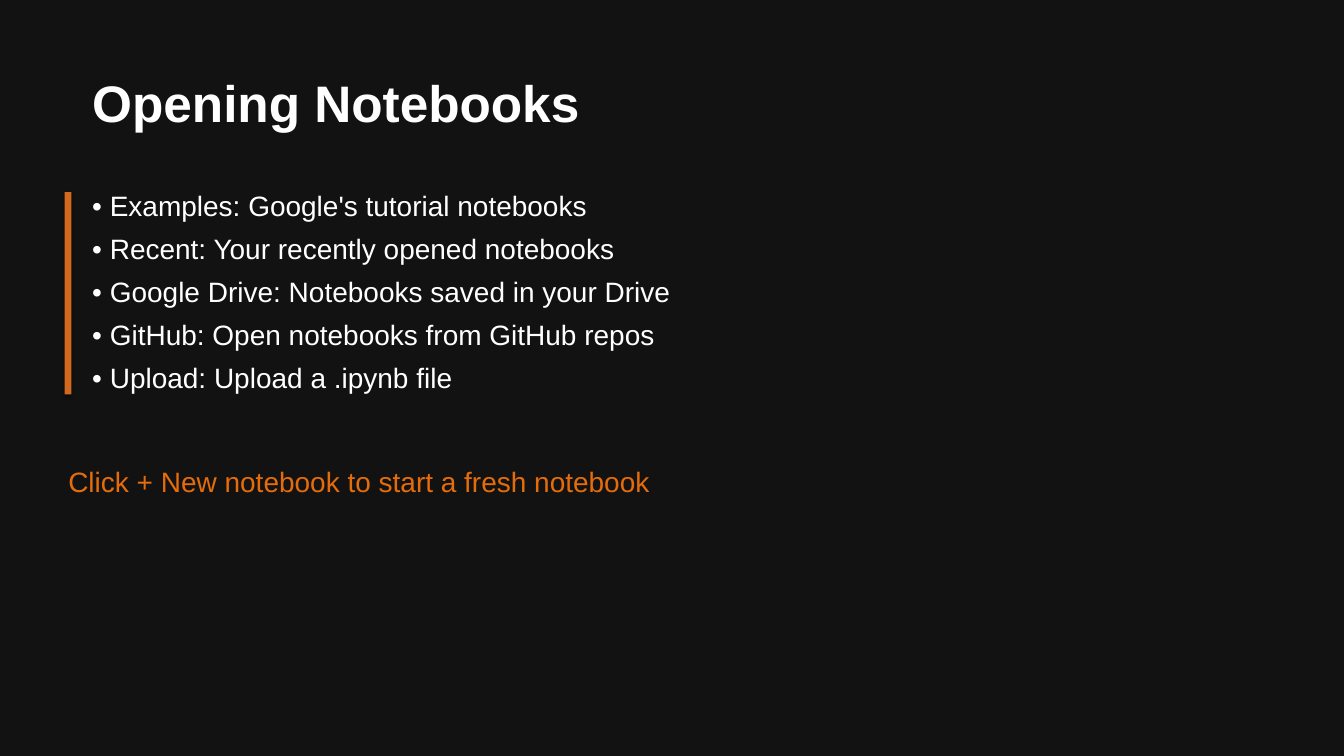
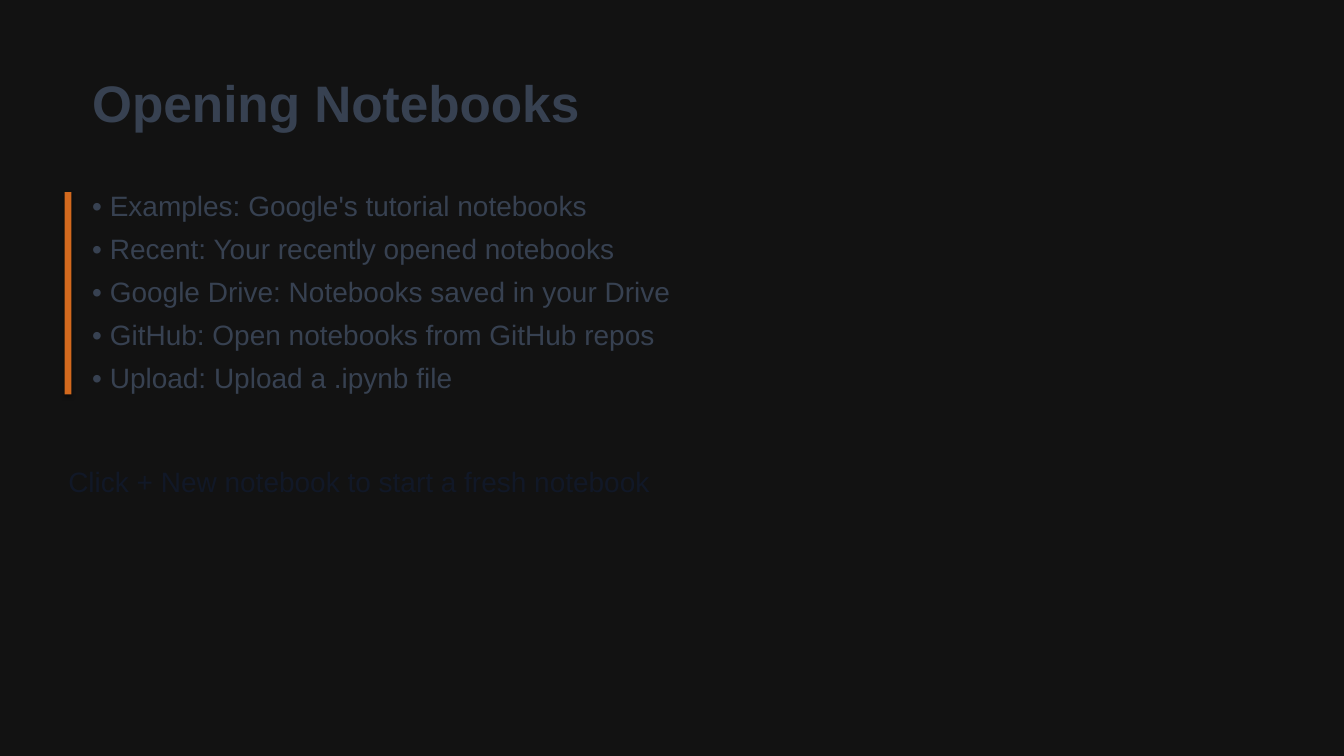
Before and after one commit to kerryback/mgmt675, a slide deck: slide 8 of colab.pptx. Drawn at 1344x756 pixels with LibreOffice and Linux fonts; fonts in the diff are those of the drawing. Boxes give left, top, right and bottom in pixels: in the first picture for what was removed or moved away, otherwise in the second. Text is boxed around its words. In the diff, an @@ line names an element or a change of style, - is before the commit and + after.

```diff
--- a/colab.pptx
+++ b/colab.pptx
@@ text "Opening Notebooks" at box(92, 85, 579, 132): text colour #FFFFFF to #374151 @@
@@ text "• Examples: Google's tutorial notebooks" at box(110, 196, 670, 393): text colour #FFFFFF to #374151 @@
@@ text removed at box(68, 471, 649, 493) @@
-Click + New notebook to start a fresh notebook
```
Also in this commit, not shown: 24 other slides changed.
